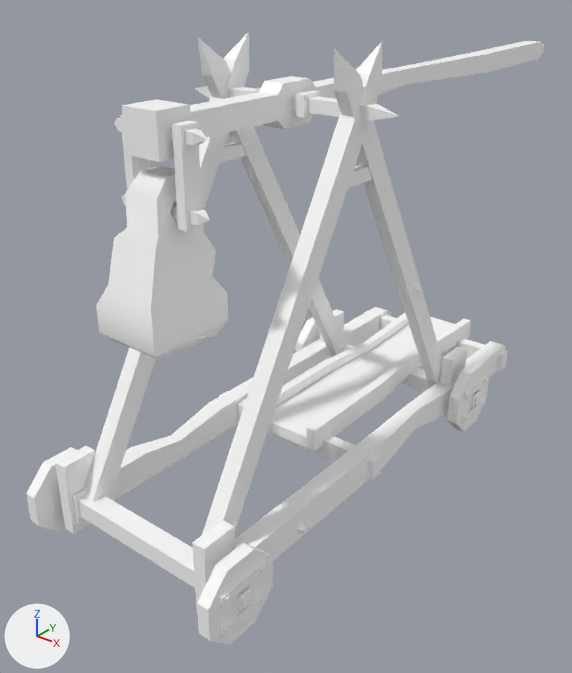
Renders of the glTF model assets/synty/simple_fantasy/models/SF_Veh_Goblin_Trebuchet_01.glb from each side of a commit.
Before and after are seen from a 50 mm lens placed at (0.113, -0.181, 0.128), pointed at (-0.012, -0.025, 0.031). Every picture has the same lights, and +X, +Y and +Z are marked at lower left. Where no turn or scale is listed for an object, it has been applied to the vertices.

Script lines for the objects in view, before the commit:
```python
ob_sf_veh_goblin_trebuchet_01 = bpy.data.objects.new('SF_Veh_Goblin_Trebuchet_01', me_mesh)
ob_sf_veh_goblin_trebuchet_01.location = (-0.4034, -1.3821, 0.0)
ob_sf_veh_goblin_trebuchet_arm = bpy.data.objects.new('SF_Veh_Goblin_Trebuchet_Arm', me_mesh_001)
ob_sf_veh_goblin_trebuchet_arm.location = (-0.4034, -1.382, 0.0)
ob_sf_veh_goblin_trebuchet_weight = bpy.data.objects.new('SF_Veh_Goblin_Trebuchet_Weight', me_mesh_002)
ob_sf_veh_goblin_trebuchet_weight.location = (0.4034, 1.382, 0.0)
ob_sf_veh_goblin_trebuchet_wheelbl = bpy.data.objects.new('SF_Veh_Goblin_Trebuchet_WheelBL', me_mesh_006)
ob_sf_veh_goblin_trebuchet_wheelbl.location = (0.4034, 1.382, 0.0)
ob_sf_veh_goblin_trebuchet_wheelbr = bpy.data.objects.new('SF_Veh_Goblin_Trebuchet_WheelBR', me_mesh_004)
ob_sf_veh_goblin_trebuchet_wheelbr.location = (0.4034, 1.382, 0.0)
ob_sf_veh_goblin_trebuchet_wheelfl = bpy.data.objects.new('SF_Veh_Goblin_Trebuchet_WheelFL', me_mesh_005)
ob_sf_veh_goblin_trebuchet_wheelfl.location = (0.4034, 1.382, 0.0)
ob_sf_veh_goblin_trebuchet_wheelfr = bpy.data.objects.new('SF_Veh_Goblin_Trebuchet_WheelFR', me_mesh_003)
ob_sf_veh_goblin_trebuchet_wheelfr.location = (0.4034, 1.382, 0.0)
```
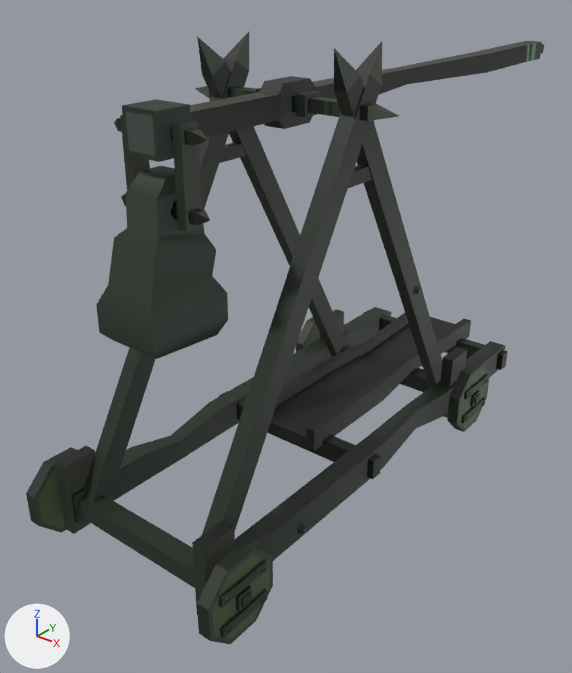
Boxes (x1, y1, x2, y2) around the edits, measured in the pictures (572 x 673 px):
'SF_Veh_Goblin_Trebuchet_01', surface changed (white to black)
    both: (55, 32, 508, 615)
'SF_Veh_Goblin_Trebuchet_Weight', surface changed (white to black)
    both: (96, 115, 228, 359)
'SF_Veh_Goblin_Trebuchet_Arm', surface changed (grey to black)
    both: (122, 41, 544, 162)
'SF_Veh_Goblin_Trebuchet_WheelFL', surface changed
    both: (197, 543, 273, 644)
'SF_Veh_Goblin_Trebuchet_WheelFR', surface changed
    both: (26, 447, 77, 533)
'SF_Veh_Goblin_Trebuchet_WheelBL', surface changed
    both: (447, 361, 490, 432)
'SF_Veh_Goblin_Trebuchet_WheelBR', surface changed (white to grey)
    both: (296, 317, 320, 352)

The edits, one by one:
Picture 'Undead_Footman_01' (img_undead_footman_01) is new.
In material 'lambert1' (mat_lambert1), base_color is no longer (1.0, 1.0, 1.0), white #ffffff.
In material 'lambert1' (mat_lambert1), texture is now set to img_undead_footman_01.
